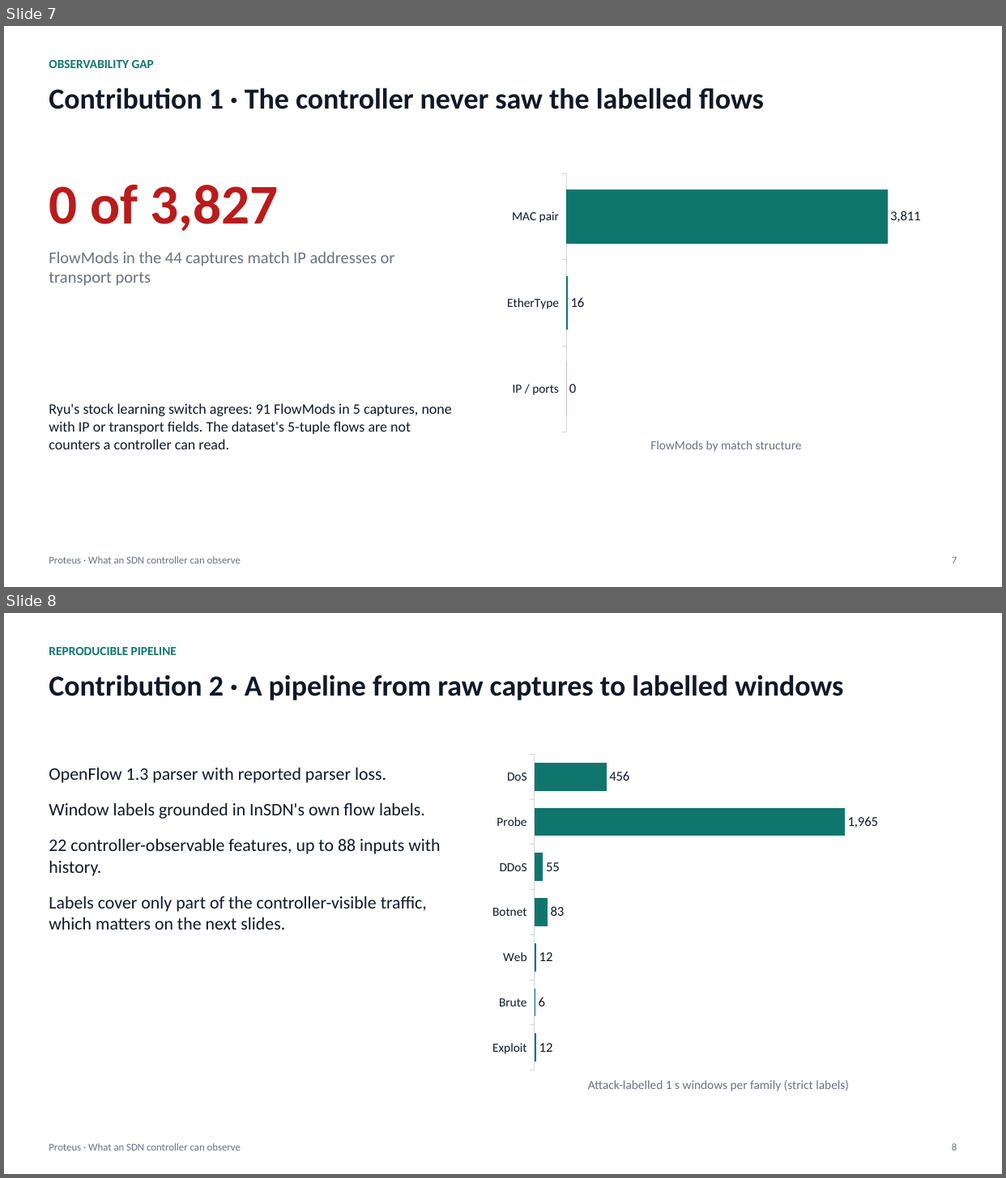
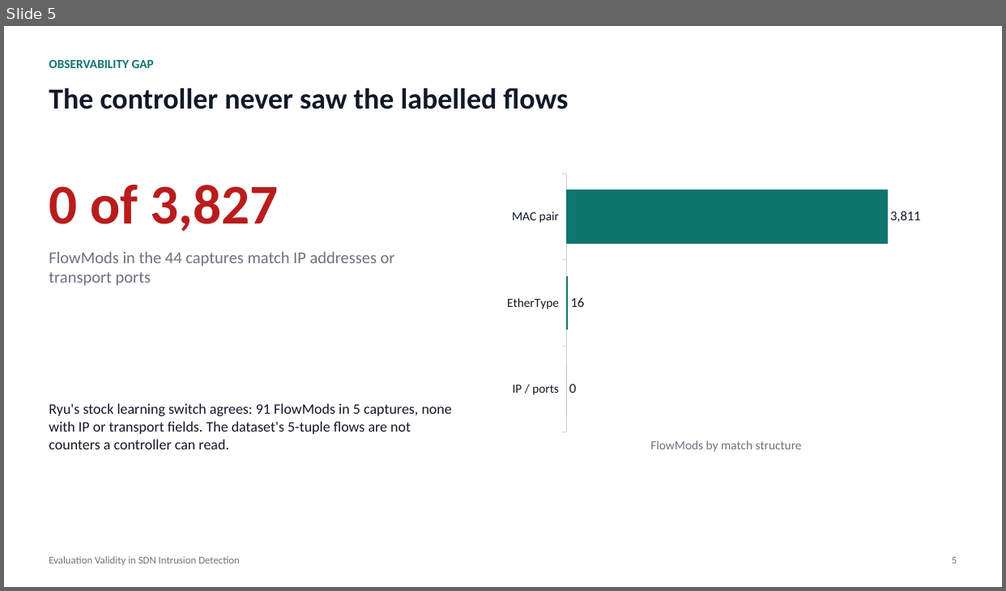
Before and after one commit to adhyan-jain/Proteus, a slide deck: research/insdn_controller/PRESENTATION.pptx. Shown one above the other, each under a label of ours: slides 7 and 8 before the commit, slide 5 after it. The pictures are 1006x1178 and 1006x591 pixels, drawn with LibreOffice and Linux fonts; fonts in the diff are those of the drawing. Boxes give left, top, right and bottom in pixels: in the first picture for what was removed or moved away, otherwise in the second. Text is boxed around its words. In the diff, an @@ line names an element or a change of style, - is before the commit and + after.

Commit message:
Deck: rebuild as 14 slides mirroring the paper (contributions, pipeline, audit, host structure on two datasets, limitations)

```diff
--- a/research/insdn_controller/PRESENTATION.pptx
+++ b/research/insdn_controller/PRESENTATION.pptx
@@ slide 8 removed at bbox=[4, 613, 1002, 1174], background #FFFFFF @@
@@ text removed at bbox=[49, 647, 177, 655] @@
-REPRODUCIBLE PIPELINE
@@ text removed at bbox=[49, 675, 843, 700] @@
-Contribution 2 · A pipeline from raw captures to labelled windows
@@ bar chart removed at bbox=[484, 747, 955, 1077] @@
-categories: DoS, Probe, DDoS, Botnet, Web, Brute, Exploit
-Series 1: 23, 100, 3, 4, 1, 0, 1
@@ text removed at bbox=[49, 768, 440, 930] @@
-OpenFlow 1.3 parser with reported parser loss.
-Window labels grounded in InSDN's own flow labels.
-22 controller-observable features, up to 88 inputs with history.
-Labels cover only part of the controller-visible traffic, which matters on the next slides.
@@ text removed at bbox=[588, 1080, 849, 1092] @@
-Attack-labelled 1 s windows per family (strict labels)
@@ text removed at bbox=[49, 1144, 241, 1151] @@
-Proteus · What an SDN controller can observe
@@ text removed at bbox=[952, 1144, 957, 1151] @@
-8
@@ what was slide 7 is now slide 5 @@
@@ slide 5 changed as well @@
@@ text at bbox=[49, 88, 568, 109]: text changed @@
-Contribution 1 · The controller never saw the labelled flows
+The controller never saw the labelled flows
@@ text at bbox=[49, 557, 240, 565]: text changed @@
-Proteus · What an SDN controller can observe
+Evaluation Validity in SDN Intrusion Detection
@@ text at bbox=[952, 557, 957, 564]: text changed @@
-7
+5
```
Also in this commit, not shown: 9 other slides changed, 4 slides added, 7 other slides removed, 1 other file.
